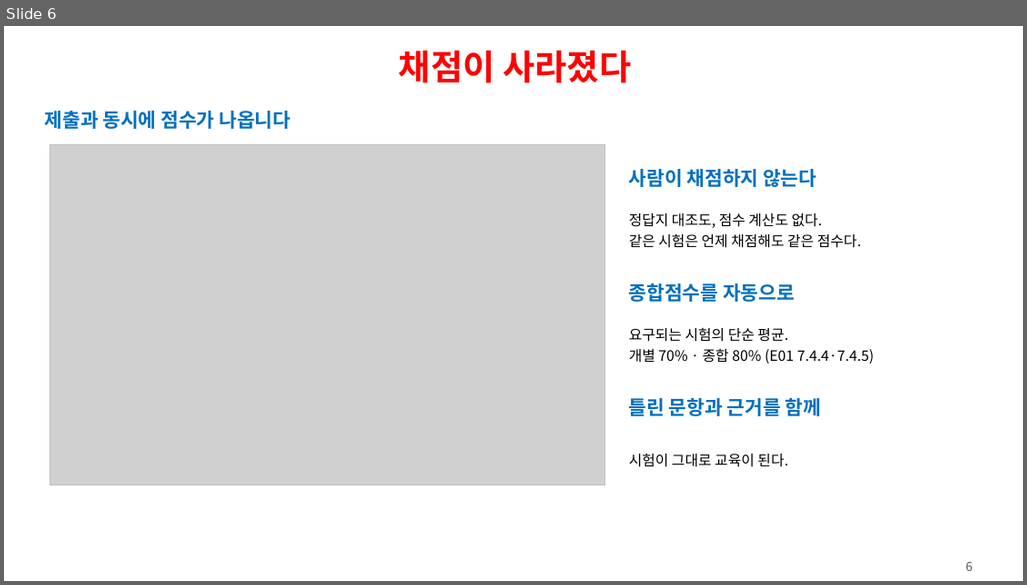
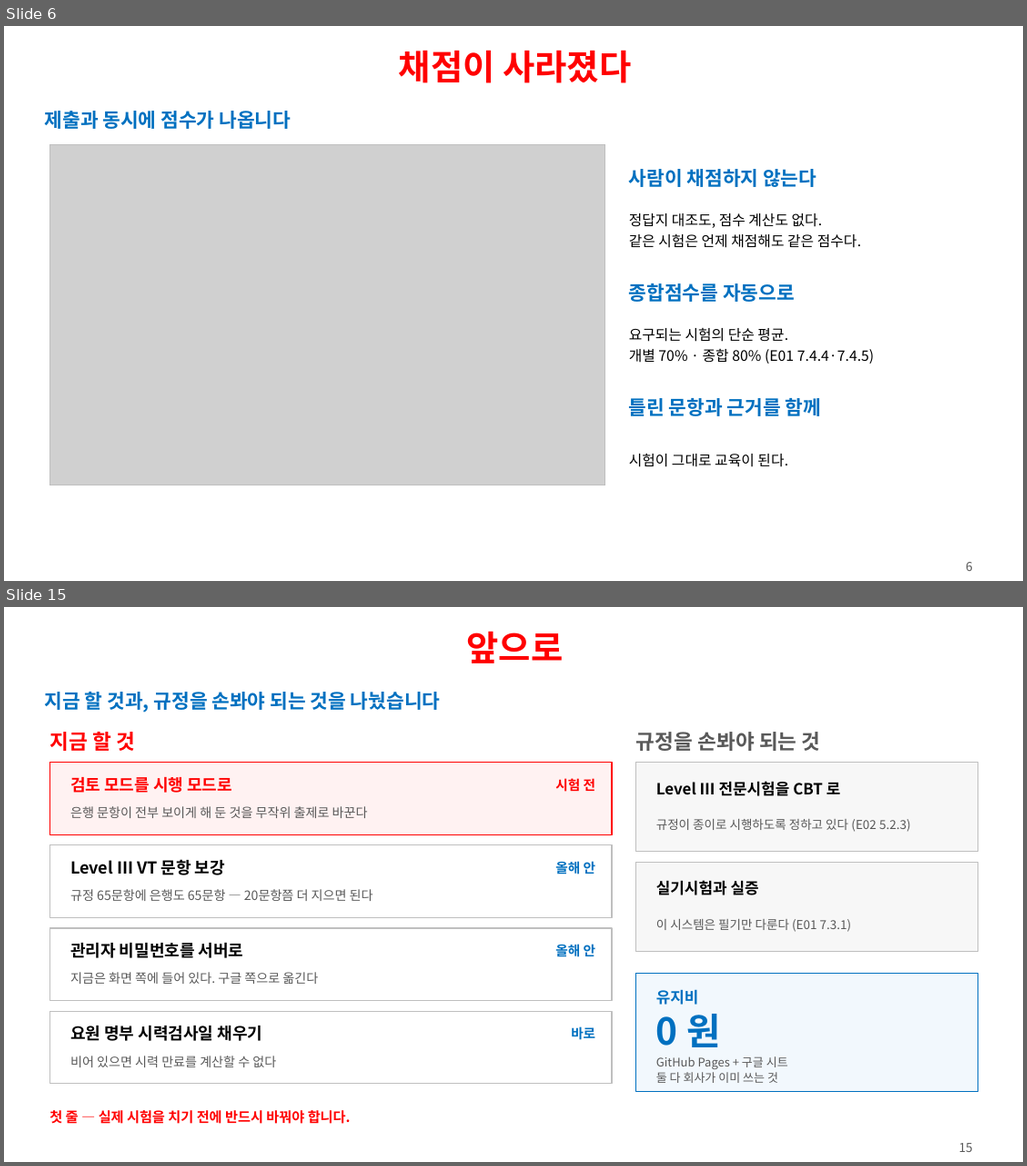
Before and after one commit to ys1277-sys/HIENDT-CBT, a slide deck: docs/발표자료-CBT-2026-08.pptx. Shown one above the other, each under a label of ours: slide 6 before the commit, slides 6 and 15 after it; the slides between them are not shown. The pictures are 1027x585 and 1027x1166 pixels, drawn with LibreOffice and Linux fonts; fonts in the diff are those of the drawing; grey boxes stand for pictures. Boxes give left, top, right and bottom in pixels: in the first picture for what was removed or moved away, otherwise in the second. Text is boxed around its words. In the diff, an @@ line names an element or a change of style, - is before the commit and + after.

```diff
--- a/docs/발표자료-CBT-2026-08.pptx
+++ b/docs/발표자료-CBT-2026-08.pptx
@@ slide 15 added at [4,607,1023,1162], background #FFFFFF @@
@@ text added at [467,631,564,663], 34 pt, text #FF0000, bold @@
+앞으로
@@ text added at [45,688,441,713], 19 pt, text #0070C0, bold @@
+지금 할 것과, 규정을 손봐야 되는 것을 나눴습니다
@@ text added at [50,732,135,751], 20 pt, text #FF0000, bold @@
+지금 할 것
@@ text added at [636,732,821,751], 20 pt, text #595959, bold @@
+규정을 손봐야 되는 것
@@ rectangle added at [50,763,612,835], fill #FFF2F2, outline #FF0000 1 pt @@
@@ rectangle added at [636,763,978,851], fill #F7F7F7, outline #BFBFBF 1 pt @@
@@ text added at [70,777,232,793], 16 pt, text #FF0000, bold @@
+검토 모드를 시행 모드로
@@ text added at [555,778,596,792], 13 pt, text #FF0000, bold @@
+시험 전
@@ text added at [656,781,841,796], 15 pt, text #000000, bold @@
+Level Ⅲ 전문시험을 CBT 로
@@ text added at [70,806,368,818], 12.5 pt, text #595959 @@
+은행 문항이 전부 보이게 해 둔 것을 무작위 출제로 바꾼다
@@ text added at [656,819,911,832], 12 pt, text #595959 @@
+규정이 종이로 시행하도록 정하고 있다 (E02 5.2.3)
@@ rectangle added at [50,845,612,917], fill #FFFFFF, outline #BFBFBF 1 pt @@
@@ text added at [70,859,225,875], 16 pt, text #000000, bold @@
+Level Ⅲ VT 문항 보강
@@ text added at [555,861,596,874], 13 pt, text #0070C0, bold @@
+올해 안
@@ rectangle added at [636,862,978,951], fill #F7F7F7, outline #BFBFBF 1 pt @@
@@ text added at [70,889,373,901], 12.5 pt, text #595959 @@
+규정 65문항에 은행도 65문항 — 20문항쯤 더 지으면 된다
@@ text added at [656,880,759,895], 15 pt, text #000000, bold @@
+실기시험과 실증
@@ rectangle added at [50,928,612,1000], fill #FFFFFF, outline #BFBFBF 1 pt @@
@@ text added at [656,919,852,932], 12 pt, text #595959 @@
+이 시스템은 필기만 다룬다 (E01 7.3.1)
@@ text added at [70,943,244,958], 16 pt, text #000000, bold @@
+관리자 비밀번호를 서버로
@@ text added at [555,944,596,956], 13 pt, text #0070C0, bold @@
+올해 안
@@ text added at [70,972,318,984], 12.5 pt, text #595959 @@
+지금은 화면 쪽에 들어 있다. 구글 쪽으로 옮긴다
@@ rectangle added at [636,973,978,1091], fill #F2F8FD, outline #0070C0 1 pt @@
@@ rectangle added at [50,1011,612,1083], fill #FFFFFF, outline #BFBFBF 1 pt @@
@@ text added at [656,989,699,1005], 15 pt, text #0070C0, bold @@
+유지비
@@ text added at [656,1014,720,1047], 36 pt, text #0070C0, bold @@
+0 원
@@ text added at [70,1026,263,1041], 16 pt, text #000000, bold @@
+요원 명부 시력검사일 채우기
@@ text added at [571,1027,596,1040], 13 pt, text #0070C0, bold @@
+바로
@@ text added at [70,1056,276,1067], 12.5 pt, text #595959 @@
+비어 있으면 시력 만료를 계산할 수 없다
@@ text added at [656,1057,788,1083], 11.5 pt, text #595959 @@
+GitHub Pages + 구글 시트
+둘 다 회사가 이미 쓰는 것
@@ text added at [50,1108,351,1127], 13.5 pt, text #FF0000, bold @@
+첫 줄 — 실제 시험을 치기 전에 반드시 바꿔야 합니다.
@@ text added at [960,1143,973,1152], 12 pt, text #595959 @@
+15
```
Also in this commit, not shown: 8 slides changed, 2 other slides added, 2 slides removed, 1 other file.
